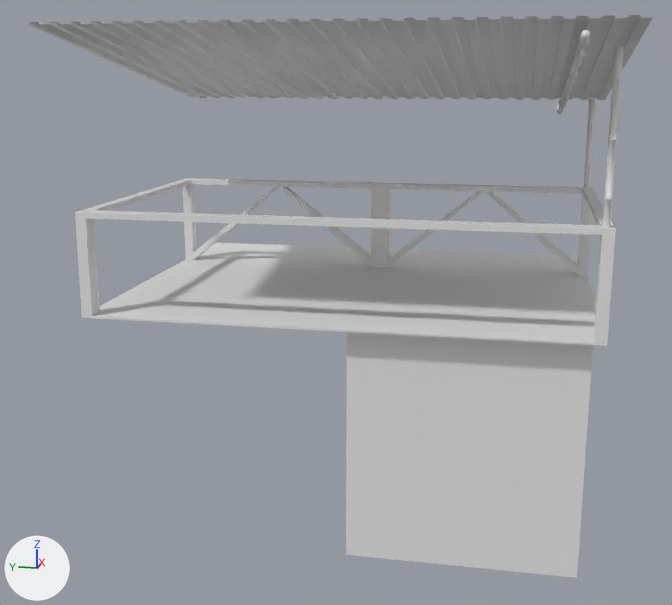
Before and after pictures for a commit that changed the Blender file House to join.blend.
Before and after are seen from a 50 mm lens placed at (-11.63, -1.74, 4.88), pointed at (-1.27, 0.33, 2.29). The axes (+X, +Y, +Z) are drawn at lower left. The lights are the same throughout. The same objects are shown in both versions, whatever each file hides. Materials are left out; every surface is plain grey.

Objects in the first picture: 'Balcony'.
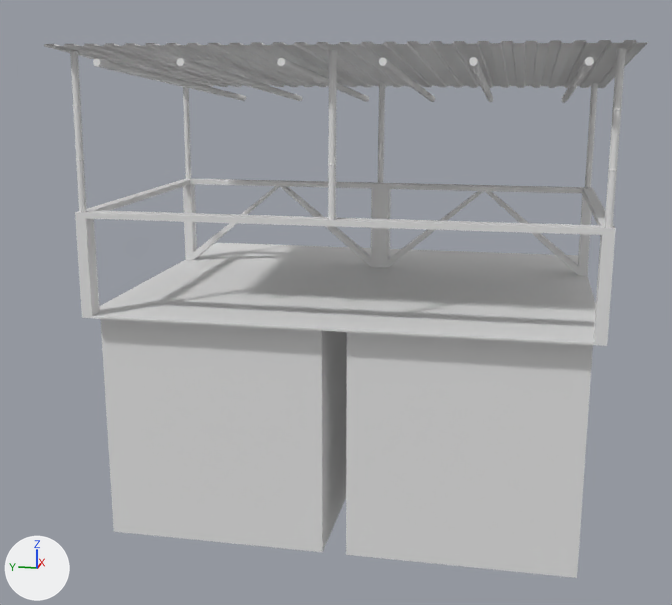
The change, as a list of edits to the scene's bpy script:
```text
Change me_cube_010:
    used by ob_balcony; location = (-1.0, 0.01, 2.96)
    remove me_cube_010.from_pydata(...)  # 1222 vertices, 1056 faces, 2 loose edges; spans x -2.63..2.42, y -2.69..2.65, z -2.96..2.37
    add me_cube_010.from_pydata(...)  # 4226 vertices, 3907 faces, 2 loose edges; spans x -2.4..2.42, y -2.7..2.65, z -2.96..2.19
    me_cube_010 part 1: the loose piece of 496 vertices spanning x -2.59..2.04, y -2.24..-2.13, z 1.42..2.27 is multiplied about its middle by the matrix ((0.996, -0.01, -0.084), (0.018, 0.903, 0.106), (0.059, -0.107, 0.902)), then moved by (0.21, -0.05, -0.04)
    me_cube_010 part 2: the loose piece of 218 vertices spanning x -2.63..1.59, y -2.69..2.65, z 1.61..2.37 is scaled about its middle by (1.01, 1, 0.567), then moved by (0.26, 0.0, -0.02)
    me_cube_010 part 3: the loose piece of 496 vertices spanning x -2.59..2.04, y -2.24..-2.13, z 1.42..2.27 is copied, and the copy is multiplied about its middle by the matrix ((0.996, -0.01, -0.084), (0.018, 0.903, 0.106), (0.059, -0.107, 0.902)), then moved by (0.21, 0.9, -0.04); it spans x -2.4..2.27, y -1.33..-1.24, z 1.55..2.06
    me_cube_010 part 4: the loose piece of 496 vertices spanning x -2.59..2.04, y -2.24..-2.13, z 1.42..2.27 is copied, and the copy is multiplied about its middle by the matrix ((0.996, -0.01, -0.084), (0.018, 0.903, 0.106), (0.059, -0.107, 0.902)), then moved by (0.21, 1.67, -0.04); it spans x -2.4..2.27, y -0.56..-0.47, z 1.55..2.06
    me_cube_010 part 5: the loose piece of 496 vertices spanning x -2.59..2.04, y -2.24..-2.13, z 1.42..2.27 is copied, and the copy is multiplied about its middle by the matrix ((0.996, -0.01, -0.084), (0.018, 0.903, 0.106), (0.059, -0.107, 0.902)), then moved by (0.21, 2.58, -0.04); it spans x -2.4..2.27, y 0.35..0.44, z 1.55..2.06
    me_cube_010 part 6: the loose piece of 496 vertices spanning x -2.59..2.04, y -2.24..-2.13, z 1.42..2.27 is copied, and the copy is multiplied about its middle by the matrix ((0.996, -0.01, -0.084), (0.018, 0.903, 0.106), (0.059, -0.107, 0.902)), then moved by (0.21, 3.51, -0.04); it spans x -2.4..2.27, y 1.28..1.37, z 1.55..2.06
    me_cube_010 part 7: the loose piece of 496 vertices spanning x -2.59..2.04, y -2.24..-2.13, z 1.42..2.27 is copied, and the copy is multiplied about its middle by the matrix ((0.996, -0.01, -0.084), (0.018, 0.903, 0.106), (0.059, -0.107, 0.902)), then moved by (0.21, 4.32, -0.04); it spans x -2.4..2.27, y 2.09..2.18, z 1.55..2.06
    me_cube_010 part 8: a new loose piece of 128 vertices spanning x 0.94..1.03, y 2.49..2.57, z 0.59..1.82
    me_cube_010 part 9: a new loose piece of 128 vertices spanning x 0.94..1.03, y -0.04..0.04, z 0.59..1.82
    me_cube_010 part 10: a new loose piece of 128 vertices spanning x -2.1..-2.0, y 2.49..2.57, z 0.59..2.13
    me_cube_010 part 11: a new loose piece of 128 vertices spanning x -2.1..-2.0, y -0.04..0.04, z 0.59..2.13
    me_cube_010 part 12: a new loose piece of 16 vertices spanning x -1.94..0.9, y 0.13..2.47, z -2.96..-0.49
    me_cube_010 part 13: 1 vertex moved within x -2.05, y -2.49, z 0.59; 175 vertices removed from x -2.07..-1.97, y -2.55..-2.47, z 0.59..2.15; 127 vertices added at x -2.1..-2.0, y -2.56..-2.48, z 0.59..2.13
    me_cube_010 part 14: 1 vertex moved within x 0.94, y -2.52, z 0.59; 124 vertices removed from x 0.93..1.03, y -2.55..-2.47, z 0.59..1.63; 124 vertices added at x 0.94..1.03, y -2.56..-2.48, z 0.59..1.82
    me_cube_010 part 15: the surface is now shaded flat
```

Location of each change, [x1, y1, x2, y2] in pixels of the pictures (672 x 605 px; the box of a moved part takes in the faces that stretch with it):
'Balcony', reshaped
    before: [28, 15, 653, 578]
    after: [44, 40, 648, 578]
part 1 of me_cube_010, moved or reshaped
    before: [557, 30, 590, 114]
    after: [561, 57, 594, 103]
part 2 of me_cube_010, moved or reshaped
    before: [28, 15, 653, 100]
    after: [44, 40, 648, 88]
part 3 of me_cube_010, added
    after: [469, 57, 494, 102]
part 4 of me_cube_010, added
    after: [379, 57, 435, 102]
part 5 of me_cube_010, added
    after: [277, 58, 369, 102]
part 6 of me_cube_010, added
    after: [177, 58, 303, 101]
part 7 of me_cube_010, added
    after: [93, 58, 246, 101]
part 8 of me_cube_010, added
    after: [183, 87, 191, 179]
part 9 of me_cube_010, added
    after: [378, 82, 385, 184]
part 10 of me_cube_010, added
    after: [70, 51, 87, 212]
part 11 of me_cube_010, added
    after: [328, 50, 337, 220]
part 12 of me_cube_010, added
    after: [101, 319, 347, 552]
part 13 of me_cube_010, moved or reshaped
    before: [603, 46, 624, 228]
    after: [604, 49, 626, 228]
part 14 of me_cube_010, moved or reshaped
    before: [584, 99, 596, 188]
    after: [585, 83, 598, 188]
